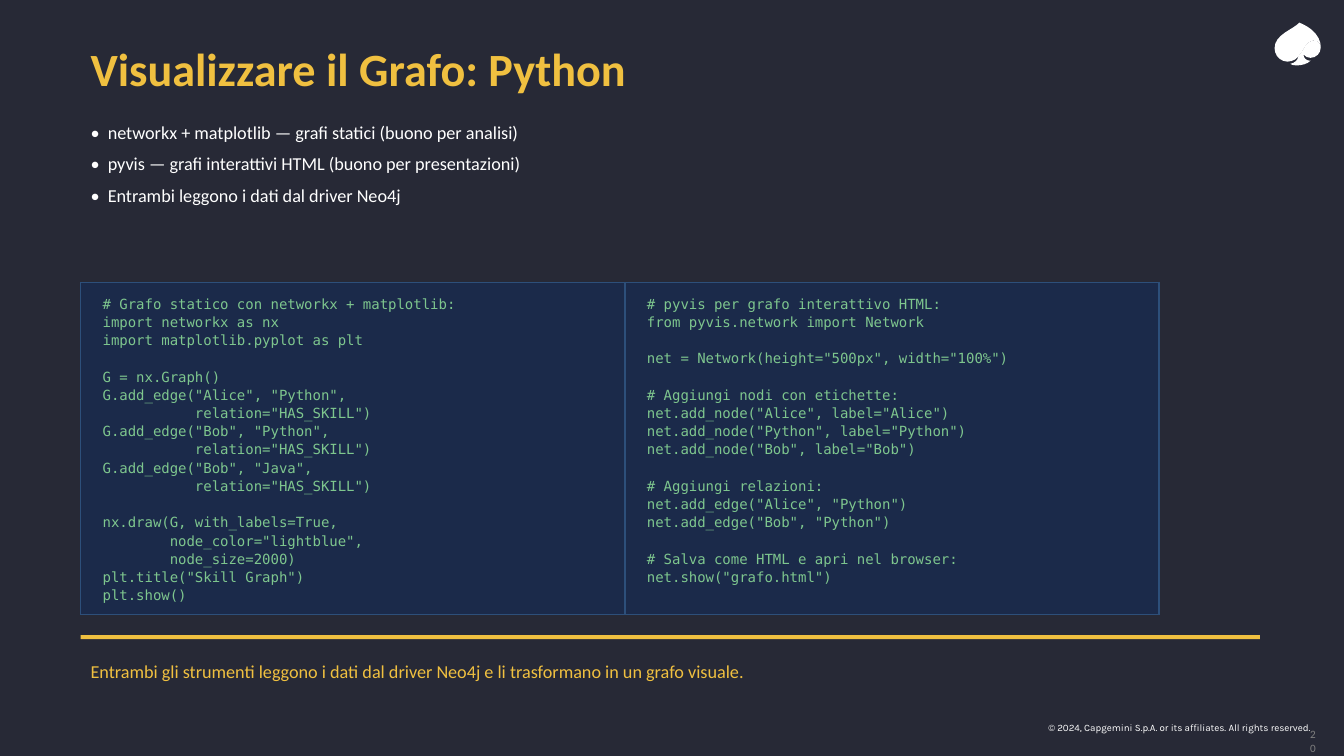
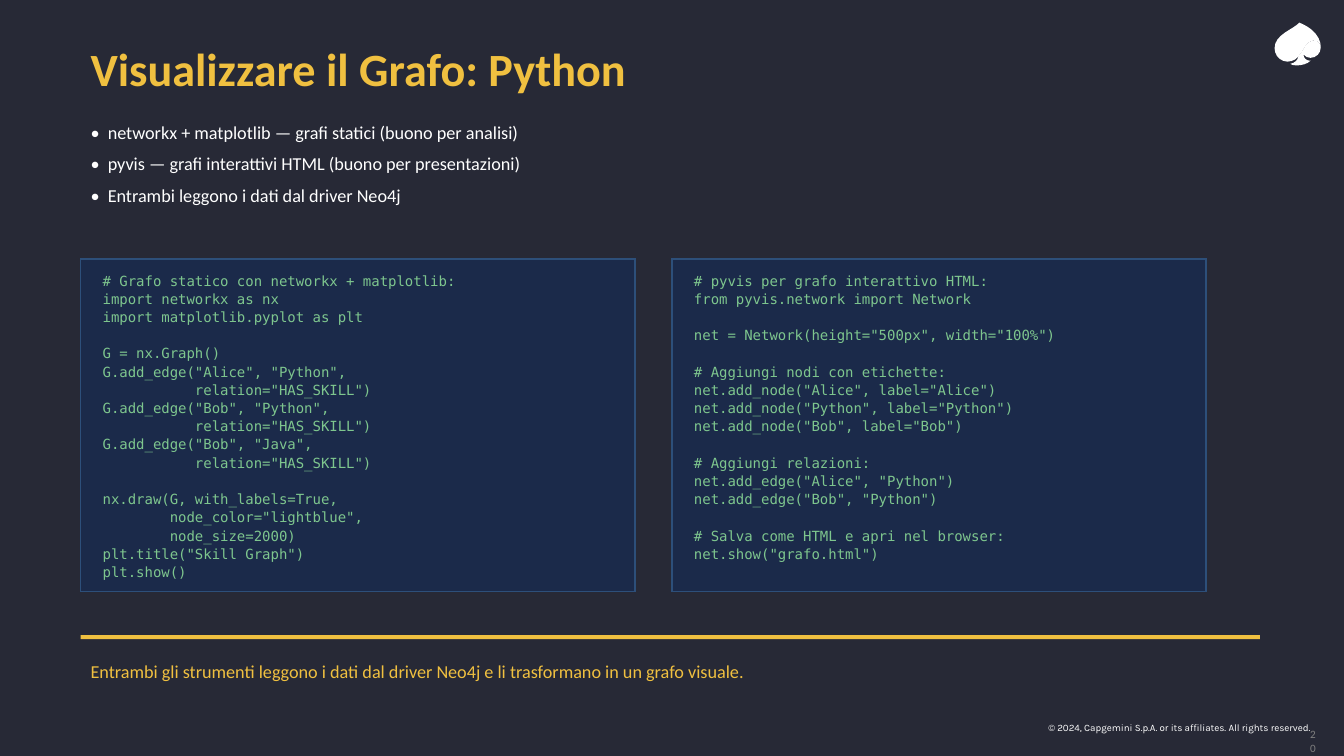
Before and after one commit to leobcc/neo4j-training-course-material, a slide deck: slide 20 of slides/session-01/session-01.pptx. Drawn at 1344x756 pixels with LibreOffice and Linux fonts; fonts in the diff are those of the drawing. Boxes give left, top, right and bottom in pixels: in the first picture for what was removed or moved away, otherwise in the second. Text is boxed around its words. In the diff, an @@ line names an element or a change of style, - is before the commit and + after.

```diff
--- a/slides/session-01/session-01.pptx
+++ b/slides/session-01/session-01.pptx
@@ rectangle: place and size @@
-rectangle at [81,282,635,615]
+rectangle at [81,259,635,592]
@@ text "# Grafo statico con networkx ...": place and size @@
-text "# Grafo statico con networkx ..." at [103,298,455,603]
+text "# Grafo statico con networkx ..." at [103,275,455,580]
@@ rectangle: place and size @@
-rectangle at [625,282,1159,615]
+rectangle at [673,259,1207,592]
@@ text "# pyvis per grafo interattivo ...": place and size @@
-text "# pyvis per grafo interattivo ..." at [647,298,1008,585]
+text "# pyvis per grafo interattivo ..." at [694,275,1055,562]
```
Also in this commit, not shown: 15 other slides changed.
